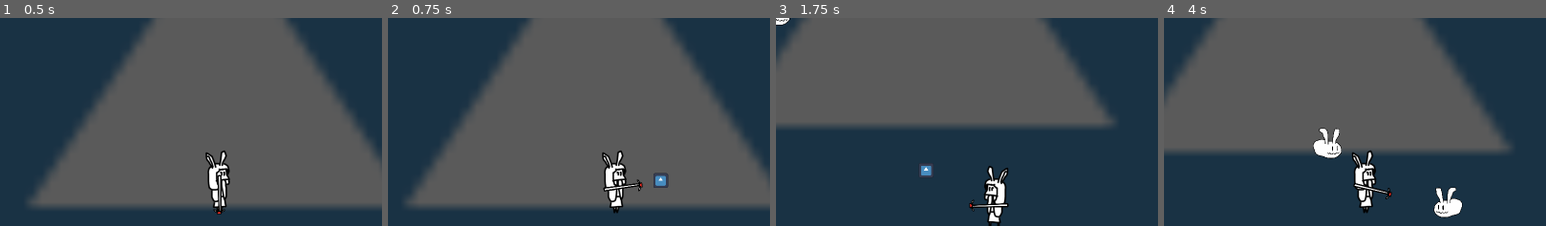
Above: before the commit, frames 1-4 (left to right).
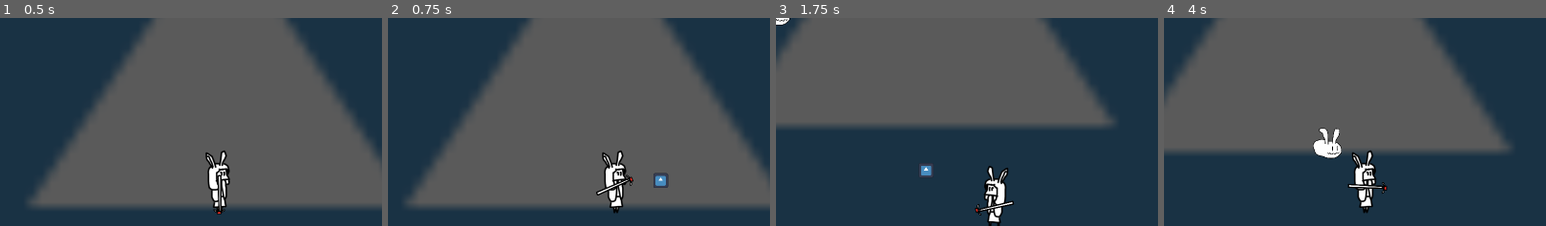
Above: after the commit, the same moments.

Repository: AgilMonkey/Wild-Bun-Magic
Game: Godot game, scene res://levels/main_test_scene/main_test_scene.tscn
Two runs of this game, one before a commit and one after it. Both use one fixed random seed, a clock stepped at 60 frames per second and the inputs below. The engine's default icon, where the game draws it, is replaced by a stand-in: a white triangle on a blue panel in a dark square.
Inputs (mouse positions are % of the whole screen's width and height, from its top left):
- Up to frame 1 (0.5 s): no input
- Up to frame 2 (0.75 s): tap Enter at 0.5 s; move the mouse to (72, 45) at 0.52 s; hold D (move_right) from 0.53 s (still down); click (72, 45) at 0.6 s
- Up to frame 3 (1.75 s): move the mouse to (30, 55) at 1.27 s; release D (move_right) at 1.28 s; hold S (move_down) from 1.28 s (still down); tap Shift (dash) at 1.35 s; click (30, 55) at 1.55 s
- Up to frame 4 (4 s): move the mouse to (60, 28) at 2.02 s; release S (move_down) at 2.03 s; hold D (move_right) 2.03-2.78 s; click (60, 28) at 2.1 s; move the mouse to (45, 70) at 2.77 s; hold W (move_up) 2.78-3.53 s; click (45, 70) at 2.85 s; move the mouse to (80, 65) at 3.52 s; hold A (move_left) from 3.53 s (still down); tap Shift (dash) at 3.6 s; click (80, 65) at 3.8 s
The pictures show only the part of the screen within x 21-71%, y 9-59%; the shares and areas given below are measured in that part.

Frame 1 is identical in both runs. In frame 2, 0.3% of the frame differs, in the area x 54-67%, y 75-86%; in frame 3, 0.3%; in frame 4, 1.1%, in the area x 48-79%, y 78-97%.

Commit message:
Added staff anim and some rebalance

Diff:
--- a/entities/player/logics/player_staff.gd
+++ b/entities/player/logics/player_staff.gd
@@ -5,6 +5,7 @@
 var mouse_position: Vector2
 
 @onready var cur_spell: Spell = $SpellCastPoint
+@onready var staff_anim_player: AnimationPlayer = $StaffAnimationPlayer
 
 
 func _ready() -> void:
@@ -16,6 +17,8 @@
 	look_at(mouse_position)
 
 	if Input.is_action_just_pressed("shoot"):
+		if not cur_spell.is_shooting:
+			staff_anim_player.play("shoot")
 		cur_spell.shoot(self)
 
 		if cur_spell.ammo <= 0:
--- a/entities/player/player.tscn
+++ b/entities/player/player.tscn
@@ -10,12 +10,102 @@
 [ext_resource type="Texture2D" uid="uid://carwpcdxmobmf" path="res://entities/player/assets/tongkat.png" id="7_7thud"]
 [ext_resource type="Script" uid="uid://d2ssuuarj6kcv" path="res://commons/hitbox/hitbox_component.gd" id="8_26q78"]
 [ext_resource type="Script" uid="uid://c3pbprpuaguim" path="res://entities/player/logics/player_ui_stuff.gd" id="9_bectd"]
-[ext_resource type="Script" uid="uid://b6x84glu53ptq" path="res://commons/controllers/character_body_move_stuff.gd" id="10_wvtmh"]
 [ext_resource type="Script" uid="uid://cs1vxy5t8bgst" path="res://entities/player/logics/player_animation.gd" id="12_a1qjk"]
 [ext_resource type="Texture2D" uid="uid://dgy2q30nc5x1e" path="res://entities/player/assets/player2.png" id="13_j3ovn"]
 
 [sub_resource type="RectangleShape2D" id="RectangleShape2D_8afob"]
 size = Vector2(35, 95.5)
+
+[sub_resource type="Animation" id="Animation_gx6sm"]
+resource_name = "idle"
+length = 0.001
+tracks/0/type = "value"
+tracks/0/imported = false
+tracks/0/enabled = true
+tracks/0/path = NodePath("SpritePivot:position")
+tracks/0/interp = 1
+tracks/0/loop_wrap = true
+tracks/0/keys = {
+"times": PackedFloat32Array(0),
+"transitions": PackedFloat32Array(1),
+"update": 0,
+"values": [Vector2(0, 0)]
+}
+tracks/1/type = "value"
+tracks/1/imported = false
+tracks/1/enabled = true
+tracks/1/path = NodePath("SpritePivot:rotation")
+tracks/1/interp = 1
+tracks/1/loop_wrap = true
+tracks/1/keys = {
+"times": PackedFloat32Array(0),
+"transitions": PackedFloat32Array(1),
+"update": 0,
+"values": [0.0]
+}
+
+[sub_resource type="Animation" id="Animation_yqrof"]
+length = 0.001
+tracks/0/type = "value"
+tracks/0/imported = false
+tracks/0/enabled = true
+tracks/0/path = NodePath("SpritePivot:position")
+tracks/0/interp = 1
+tracks/0/loop_wrap = true
+tracks/0/keys = {
+"times": PackedFloat32Array(0),
+"transitions": PackedFloat32Array(1),
+"update": 0,
+"values": [Vector2(0, 0)]
+}
+tracks/1/type = "value"
+tracks/1/imported = false
+tracks/1/enabled = true
+tracks/1/path = NodePath("SpritePivot:rotation")
+tracks/1/interp = 1
+tracks/1/loop_wrap = true
+tracks/1/keys = {
+"times": PackedFloat32Array(0),
+"transitions": PackedFloat32Array(1),
+"update": 0,
+"values": [0.0]
+}
+
+[sub_resource type="Animation" id="Animation_3wlsy"]
+resource_name = "shoot"
+length = 0.4
+step = 0.1
+tracks/0/type = "value"
+tracks/0/imported = false
+tracks/0/enabled = true
+tracks/0/path = NodePath("SpritePivot:position")
+tracks/0/interp = 1
+tracks/0/loop_wrap = true
+tracks/0/keys = {
+"times": PackedFloat32Array(0, 0.1, 0.4),
+"transitions": PackedFloat32Array(0.5, 0.5, -2),
+"update": 0,
+"values": [Vector2(0, 0), Vector2(-21, 0), Vector2(0, 0)]
+}
+tracks/1/type = "value"
+tracks/1/imported = false
+tracks/1/enabled = true
+tracks/1/path = NodePath("SpritePivot:rotation")
+tracks/1/interp = 1
+tracks/1/loop_wrap = true
+tracks/1/keys = {
+"times": PackedFloat32Array(0, 0.1, 0.4),
+"transitions": PackedFloat32Array(0.5, 0.5, -2),
+"update": 0,
+"values": [0.0, -0.277187, 0.0]
+}
+
+[sub_resource type="AnimationLibrary" id="AnimationLibrary_yqrof"]
+_data = {
+&"RESET": SubResource("Animation_yqrof"),
+&"idle": SubResource("Animation_gx6sm"),
+&"shoot": SubResource("Animation_3wlsy")
+}
 
 [sub_resource type="CapsuleShape2D" id="CapsuleShape2D_26q78"]
 radius = 16.0
@@ -128,6 +218,7 @@
 all_spells = Array[GDScript]([ExtResource("4_bls4j"), ExtResource("5_8fjmc")])
 
 [node name="SpritePivot" type="Node2D" parent="PlayerStaff"]
+metadata/_edit_group_ = true
 
 [node name="WeaponSprite" type="Sprite2D" parent="PlayerStaff/SpritePivot"]
 position = Vector2(-33, 1.19209e-07)
@@ -139,6 +230,11 @@
 position = Vector2(64, 0)
 script = ExtResource("4_bls4j")
 
+[node name="StaffAnimationPlayer" type="AnimationPlayer" parent="PlayerStaff"]
+libraries = {
+&"": SubResource("AnimationLibrary_yqrof")
+}
+
 [node name="HealthComponent" type="Node" parent="."]
 script = ExtResource("6_8fjmc")
 metadata/_custom_type_script = "uid://ctvcfg16g1pkt"
@@ -158,9 +254,6 @@
 script = ExtResource("9_bectd")
 health = NodePath("../HealthComponent")
 
-[node name="CharacterBodyMoveStuff" type="Node" parent="."]
-script = ExtResource("10_wvtmh")
-
 [node name="PlayerAnimation" type="Node" parent="." node_paths=PackedStringArray("player_staff", "player_sprite", "animation_player")]
 script = ExtResource("12_a1qjk")
 player_staff = NodePath("../PlayerStaff")
--- a/entities/spells/shotgun_spell/shotgun_spell.gd
+++ b/entities/spells/shotgun_spell/shotgun_spell.gd
@@ -10,7 +10,7 @@
 	spell_name = "Shotgun"
 	description = "M1 to shoot"
 	ammo = 10
-	damage = 15
+	damage = 25
 	rate_of_fire = 1.0
 
 	bullet_scene = preload("res://entities/bullet/bullet.tscn")
--- a/entities/spells/simple_spell/simple_spell.gd
+++ b/entities/spells/simple_spell/simple_spell.gd
@@ -20,6 +20,7 @@
 	ammo -= 1
 
 	var bullet: Bullet = bullet_scene.instantiate()
+	bullet.damage = damage
 	bullet.global_position = global_position
 	bullet.velocity = global_transform.x * speed
 	get_tree().root.add_child(bullet)
Not shown: 1 places in entities/player/player.tscn that only renumber resources
